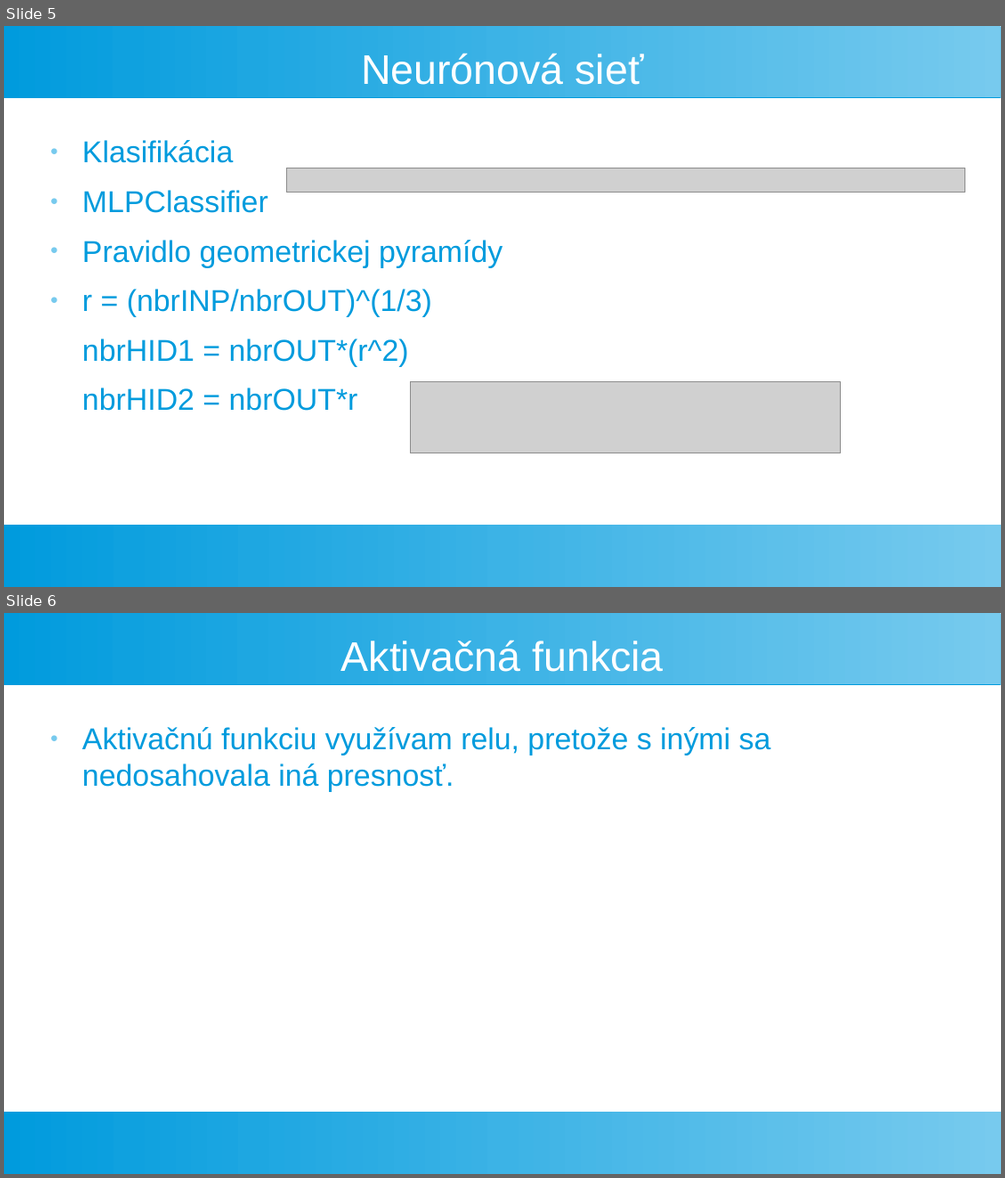
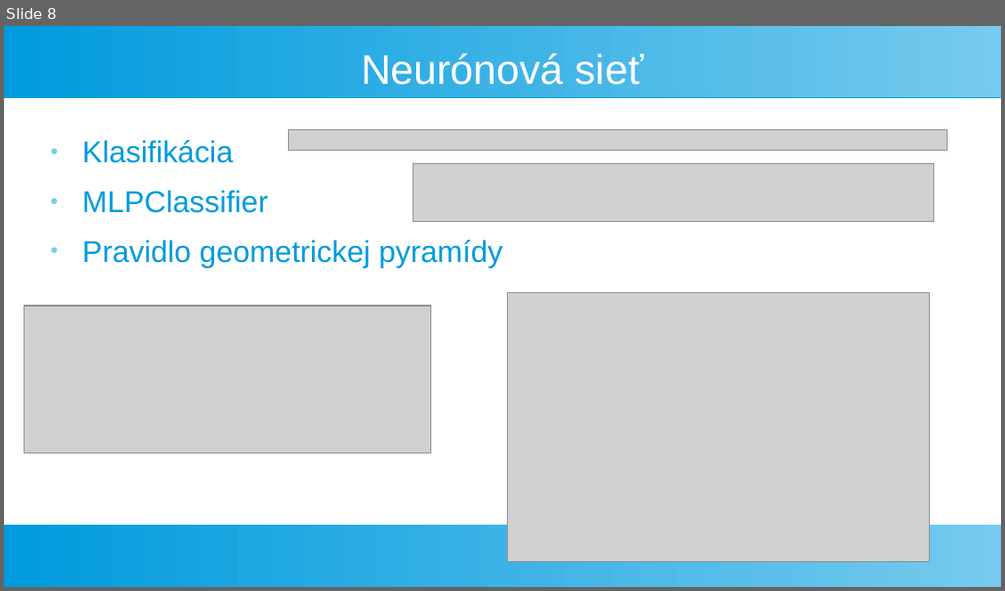
Before and after one commit to georgeob/Vlcak_NS2021, a slide deck: Prezentacia_NS.odp. Shown one above the other, each under a label of ours: slides 5 and 6 before the commit, slide 8 after it. The pictures are 1005x1178 and 1005x591 pixels, drawn with LibreOffice and Linux fonts; fonts in the diff are those of the drawing; grey boxes stand for pictures. Boxes give left, top, right and bottom in pixels: in the first picture for what was removed or moved away, otherwise in the second. Text is boxed around its words. In the diff, an @@ line names an element or a change of style, - is before the commit and + after.

```diff
--- a/Prezentacia_NS.odp
+++ b/Prezentacia_NS.odp
@@ slide 6 removed at box(4, 613, 1001, 1174), background #FFFFFF; not listed: 2 template elements that a slide beside it also shows @@
@@ title removed at box(341, 640, 663, 672) @@
-Aktivačná funkcia
@@ text removed at box(82, 727, 771, 792) @@
-● Aktivačnú funkciu využívam relu, pretože s inými sa nedosahovala iná presnosť.
@@ what was slide 5 is now slide 8 @@
@@ slide 8 changed as well @@
@@ picture added at box(289, 130, 947, 151) @@
@@ picture: place and size @@
-picture at box(286, 168, 965, 192)
+picture at box(413, 163, 935, 222)
@@ text at box(82, 289, 432, 410): paragraphs removed @@
-● r = (nbrINP/nbrOUT)^(1/3)
-nbrHID1 = nbrOUT*(r^2)
-nbrHID2 = nbrOUT*r
@@ picture added at box(24, 305, 431, 453) @@
@@ picture: place and size @@
-picture at box(410, 382, 841, 454)
+picture at box(507, 293, 930, 562)
```
Also in this commit, not shown: 5 other slides changed, 8 slides added, 3 other slides removed, 1 other file.
